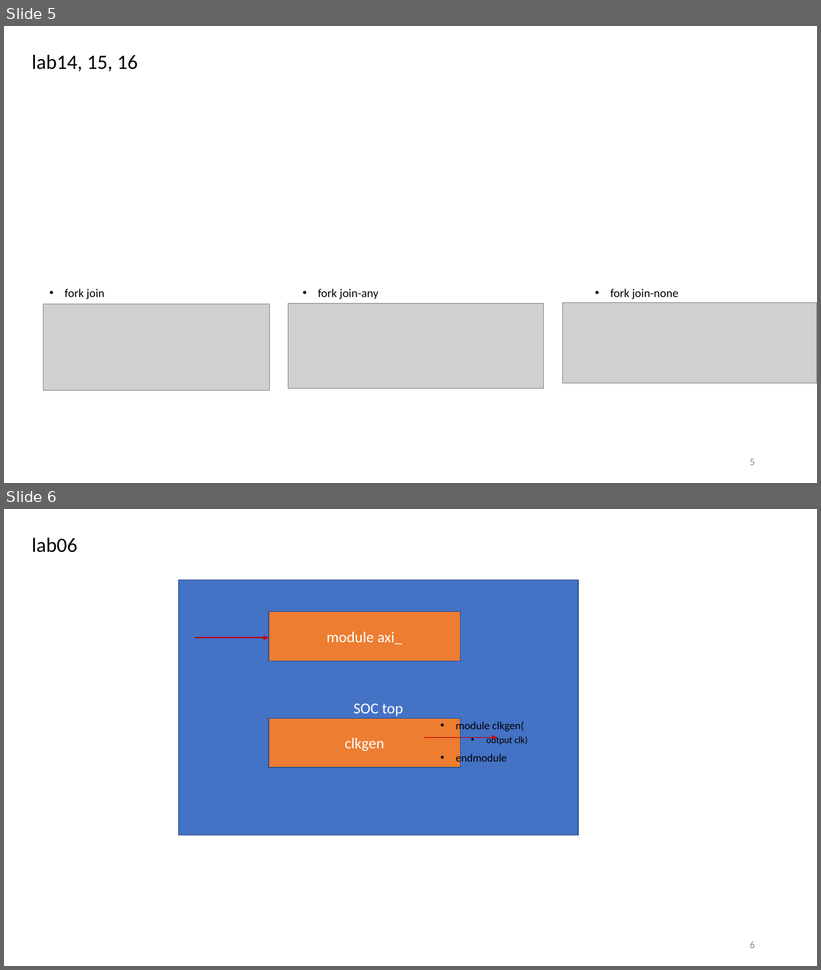
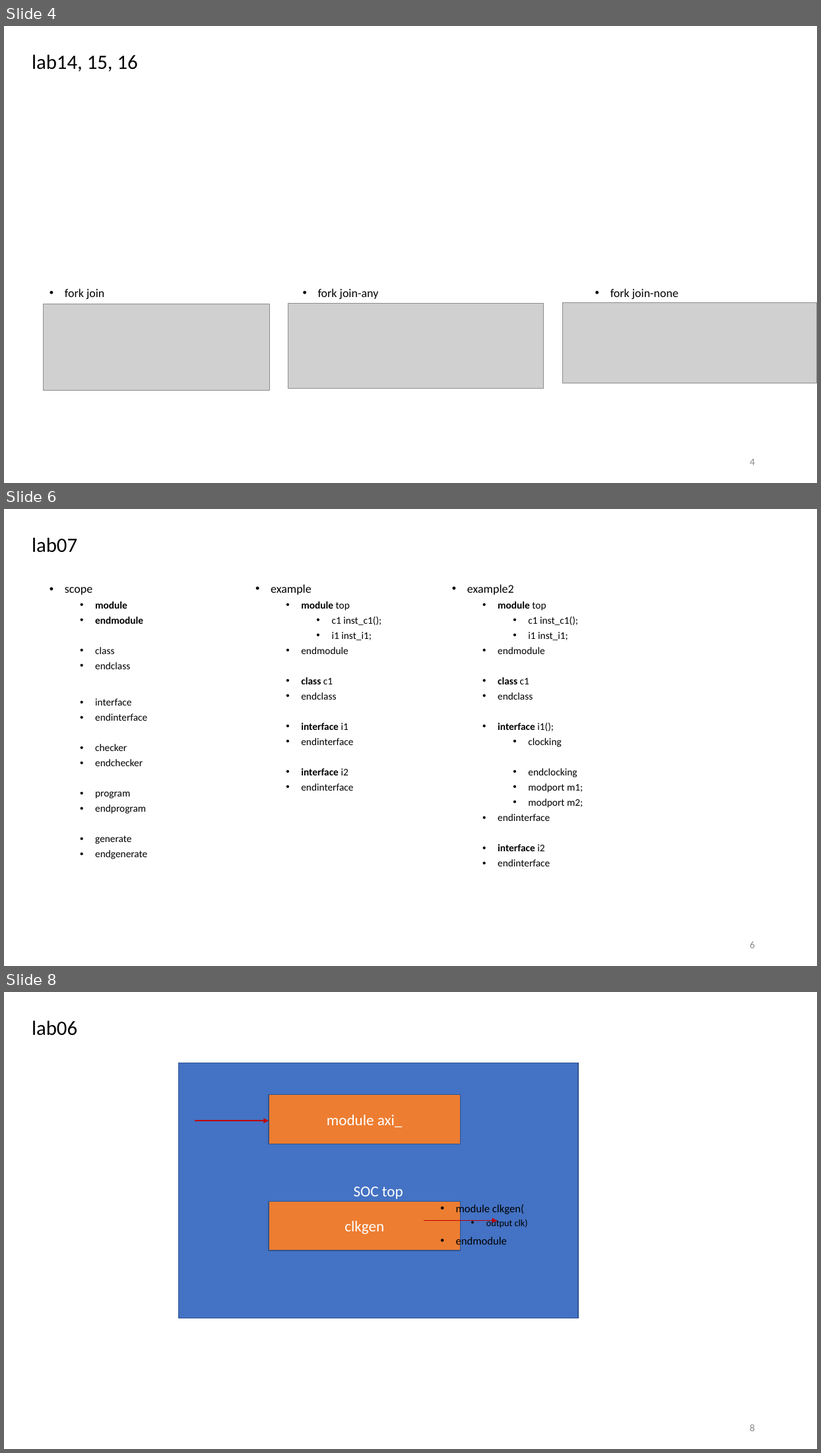
Before and after one commit to r06942072/study_sv, a slide deck: note.pptx. Shown one above the other, each under a label of ours: slides 5 and 6 before the commit, slides 4, 6 and 8 after it; the slides between them are not shown. The pictures are 821x970 and 821x1453 pixels, drawn with LibreOffice and Linux fonts; fonts in the diff are those of the drawing; grey boxes stand for pictures. Boxes give left, top, right and bottom in pixels: in the first picture for what was removed or moved away, otherwise in the second. Text is boxed around its words. In the diff, an @@ line names an element or a change of style, - is before the commit and + after.

```diff
--- a/note.pptx
+++ b/note.pptx
@@ slide 6 added at [4, 509, 817, 966], background #FFFFFF @@
@@ title added at [32, 537, 77, 553], 24 pt, text #000000 @@
+lab07
@@ text added at [65, 587, 147, 859], 12 pt, text #000000 @@
+• scope
+  • module
+  • endmodule
+  • class
+  • endclass
+  • interface
+  • endinterface
+  • checker
+  • endchecker
+  • program
+  • endprogram
+  • generate
+  • endgenerate
@@ text added at [271, 584, 382, 791], 12 pt, text #000000 @@
+• example
+  • module top
+    • c1 inst_c1();
+    • i1 inst_i1;
+  • endmodule
+  • class c1
+  • endclass
+  • interface i1
+  • endinterface
+  • interface i2
+  • endinterface
@@ text added at [498, 601, 583, 867], 12 pt, text #000000 @@
+• example2
+  • module top
+    • c1 inst_c1();
+    • i1 inst_i1;
+  • endmodule
+  • class c1
+  • endclass
+  • interface i1();
+    • clocking
+    • endclocking
+    • modport m1;
+    • modport m2;
+  • endinterface
+  • interface i2
+  • endinterface
@@ page number added at [750, 941, 755, 949], 12 pt, text #8C8C8C @@
+6
@@ what was slide 5 is now slide 4 @@
@@ page number at [750, 459, 755, 466]: text changed @@
-5
+4
@@ what was slide 6 is now slide 8 @@
@@ page number at [750, 1424, 755, 1432]: text changed @@
-6
+8
```
Also in this commit, not shown: 1 slide changed, 1 other slide added, 1 slide removed, 5 other files.
